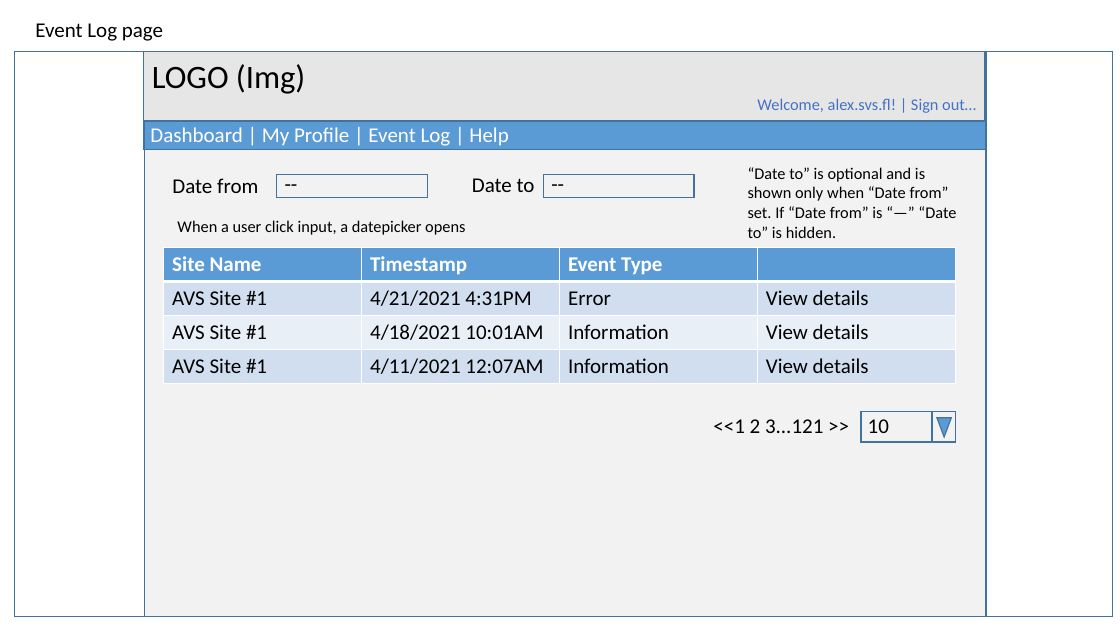
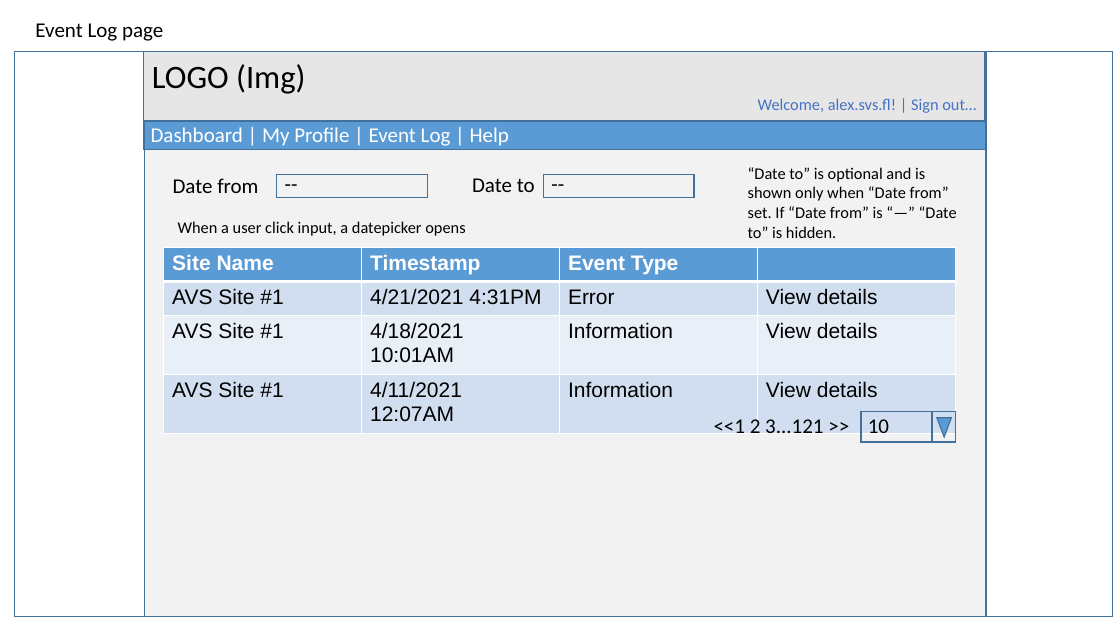
Before and after one commit to AlexanderFlanchik/AvsHost, a slide deck: slide 11 of Specs.pptx. Drawn at 1120x630 pixels with LibreOffice and Linux fonts; fonts in the diff are those of the drawing. Boxes give left, top, right and bottom in pixels: in the first picture for what was removed or moved away, otherwise in the second. Text is boxed around its words. In the diff, an @@ line names an element or a change of style, - is before the commit and + after.

```diff
--- a/Specs.pptx
+++ b/Specs.pptx
@@ outline #43739E 1 pt to #42719B 1 pt in 7 elements at bbox=[15, 52, 1113, 617], bbox=[145, 52, 986, 617], bbox=[861, 412, 955, 442], bbox=[933, 412, 956, 442], bbox=[937, 418, 951, 437], bbox=[144, 52, 985, 150], bbox=[145, 121, 986, 150] @@
@@ table at bbox=[164, 248, 957, 523] @@
@@ fill #D2DEEF to #D0DEEF in 8 cells @@
@@ fill #EAEFF7 to #E9EFF7 in row 3 @@
@@ font Calibri to Arial @@
@@ text "<<1 2 3...121 >>" rewrapped from bbox=[713, 419, 823, 433] to bbox=[714, 415, 823, 434] @@
```
Also in this commit, not shown: 19 other slides changed, 13 slides added, 1 other file.
